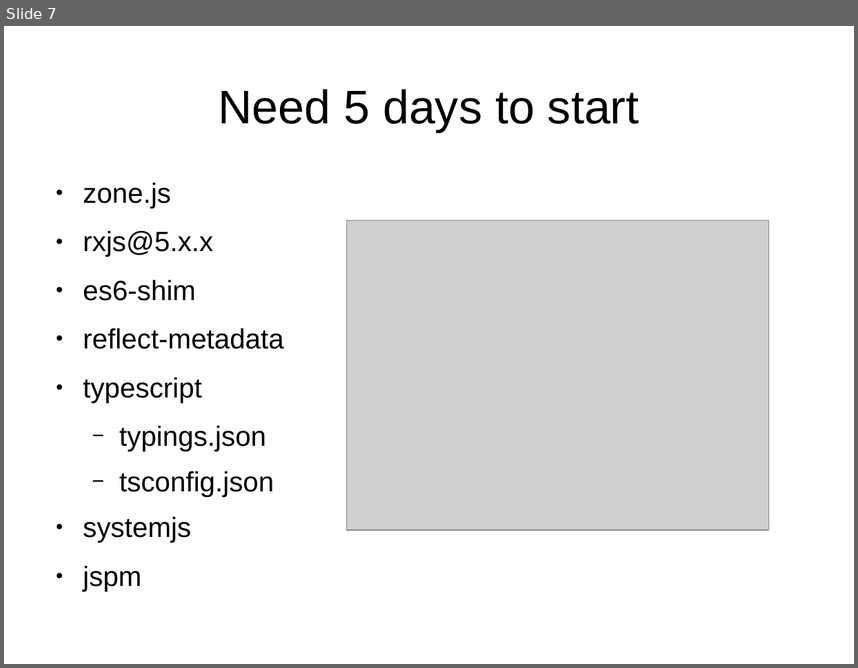
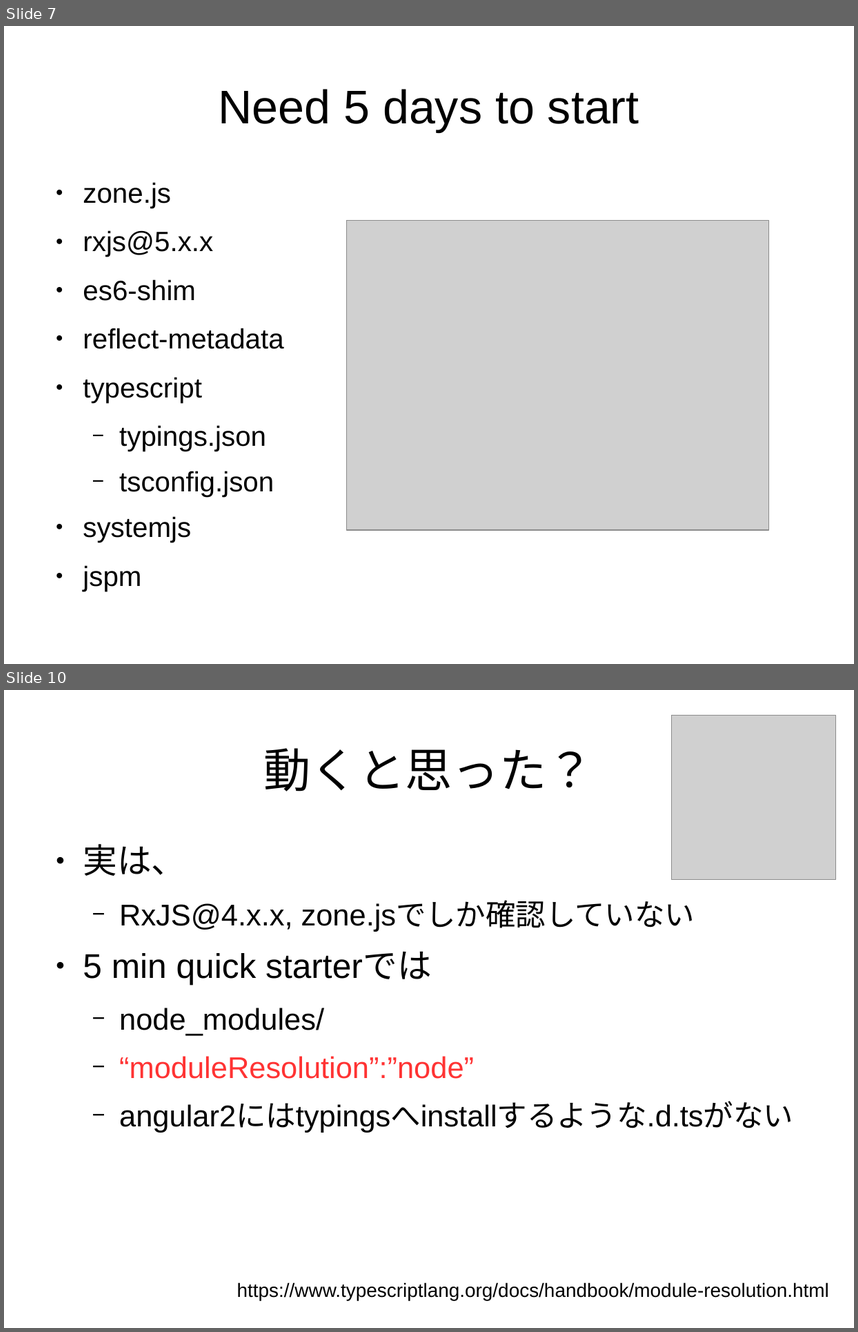
Before and after one commit to sallop/til, a slide deck: angular2の紹介.odp. Shown one above the other, each under a label of ours: slide 7 before the commit, slides 7 and 10 after it; the slides between them are not shown. The pictures are 858x668 and 858x1332 pixels, drawn with LibreOffice and Linux fonts; fonts in the diff are those of the drawing; grey boxes stand for pictures. Boxes give left, top, right and bottom in pixels: in the first picture for what was removed or moved away, otherwise in the second. Text is boxed around its words. In the diff, an @@ line names an element or a change of style, - is before the commit and + after.

Commit message:
"moduleResolution":"node"

```diff
--- a/angular2の紹介.odp
+++ b/angular2の紹介.odp
@@ slide 10 added at <box>4,690,854,1328</box>, background #FFFFFF @@
@@ picture added at <box>672,716,836,880</box> @@
@@ title added at <box>264,748,594,791</box>, 44 pt, text #000000 @@
+動くと思った？
@@ text added at <box>83,844,793,1132</box>, 28 pt, text #000000 @@
+● 実は、
+  − RxJS@4.x.x, zone.jsでしか確認していない
+● 5 min quick starterでは
+  − node_modules/
+  − “moduleResolution”:”node”
+  − angular2にはtypingsへinstallするような.d.tsがない
@@ text added at <box>237,1282,829,1301</box>, 18 pt, text #000000 @@
+https://www.typescriptlang.org/docs/handbook/module-resolution.html
```
Also in this commit, not shown: 4 slides changed, 2 other slides added.
